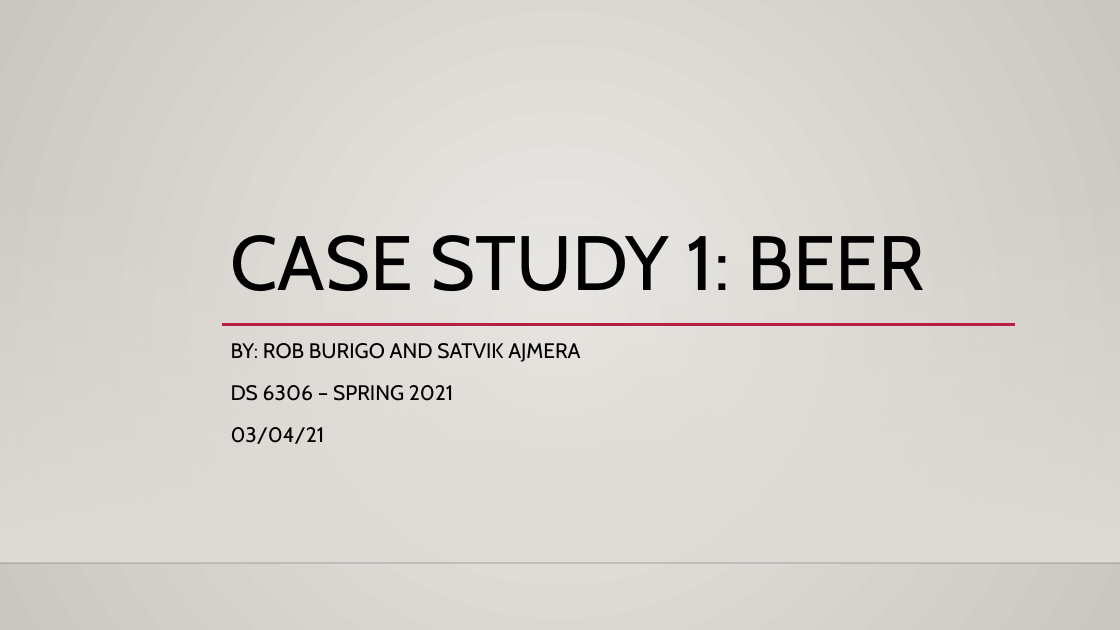
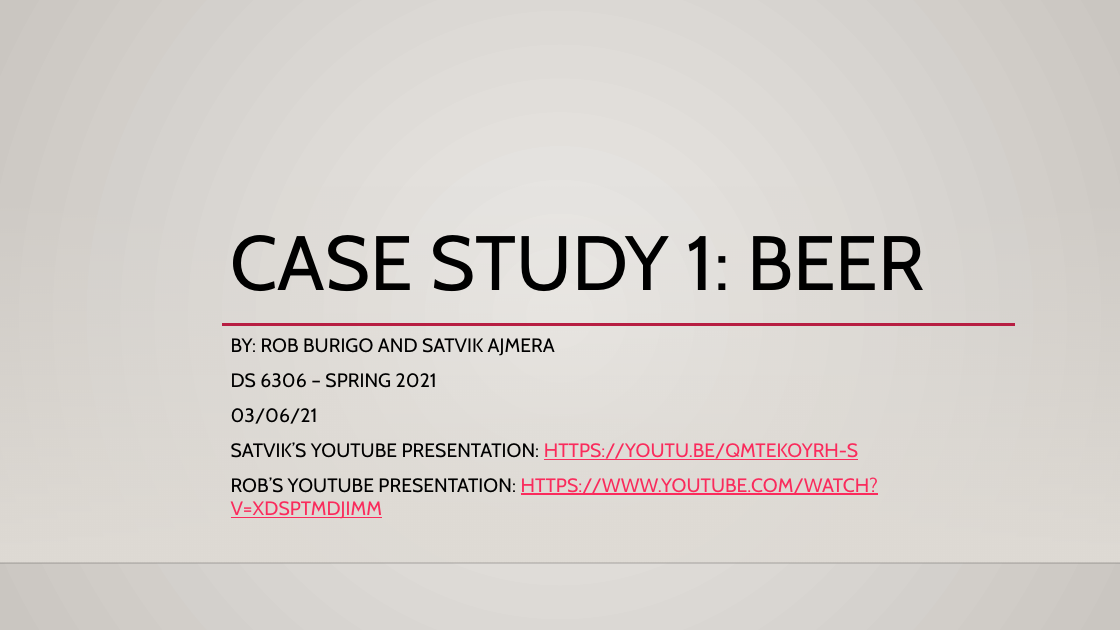
Before and after one commit to sajmera9/BeerCaseStudy1, a slide deck: slide 1 of CaseStudy1_Final_Presentation.pptx. Drawn at 1120x630 pixels with LibreOffice and Linux fonts; fonts in the diff are those of the drawing; background and template pictures are left out. Boxes give left, top, right and bottom in pixels: in the first picture for what was removed or moved away, otherwise in the second. Text is boxed around its words. In the diff, an @@ line names an element or a change of style, - is before the commit and + after.

Commit message:
added youtube links

```diff
--- a/CaseStudy1_Final_Presentation.pptx
+++ b/CaseStudy1_Final_Presentation.pptx
@@ subtitle at box(231, 338, 555, 388): size 18 to 16.6 pt in "BY: ROB BURIGO AND SATVIK AJMERA", "DS 6306 – SPRING 2021"; line spacing 1.2 to 1 @@
@@ subtitle at box(231, 408, 878, 518): text changed; size 18 to 16.6 pt; text colour #000000 to #FA2B5C @@
-03/04/21
+03/06/21
+SATVIK’S YOUTUBE PRESENTATION: HTTPS://YOUTU.BE/QMTEKOYRH-S
+ROB’S YOUTUBE PRESENTATION: HTTPS://WWW.YOUTUBE.COM/WATCH?V=XDSPTMDJIMM
```
Also in this commit, not shown: 2 other slides changed, 2 other files.
